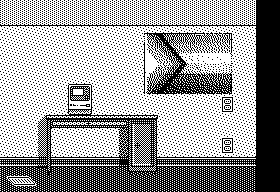
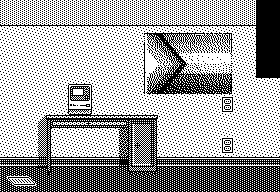
The second 280 × 192 image is a revision of the first. Changes to its layers:
painted on "background1.png" over [256, 78, 280, 192]
